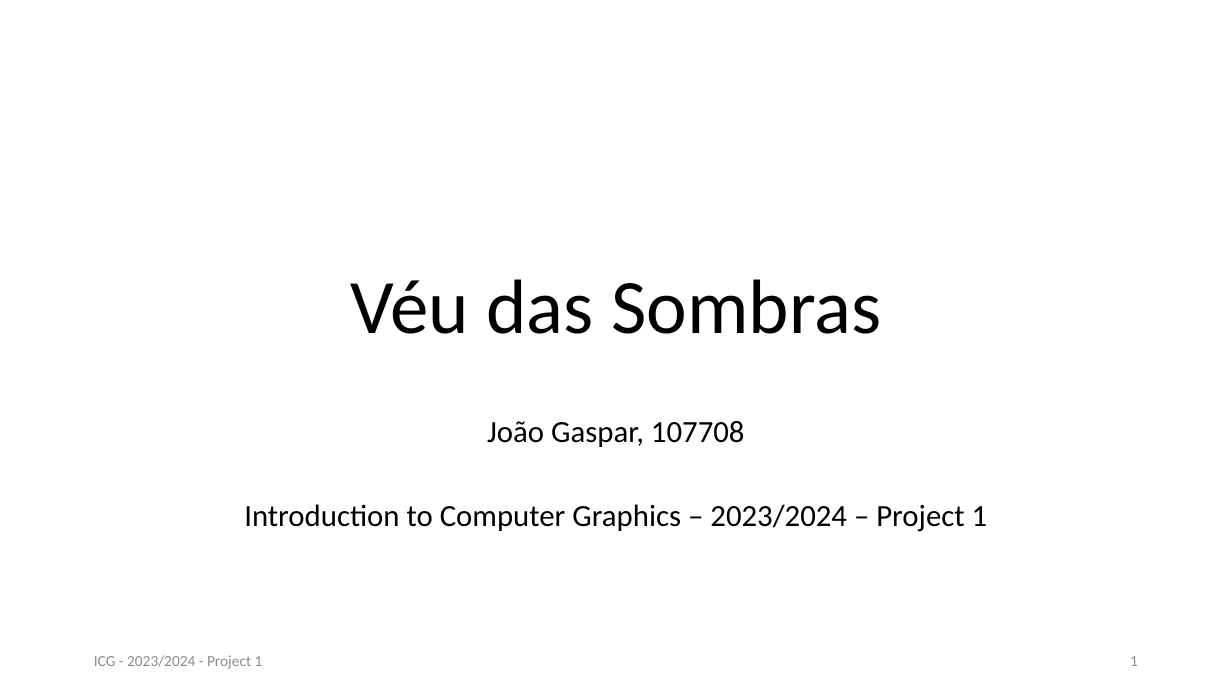
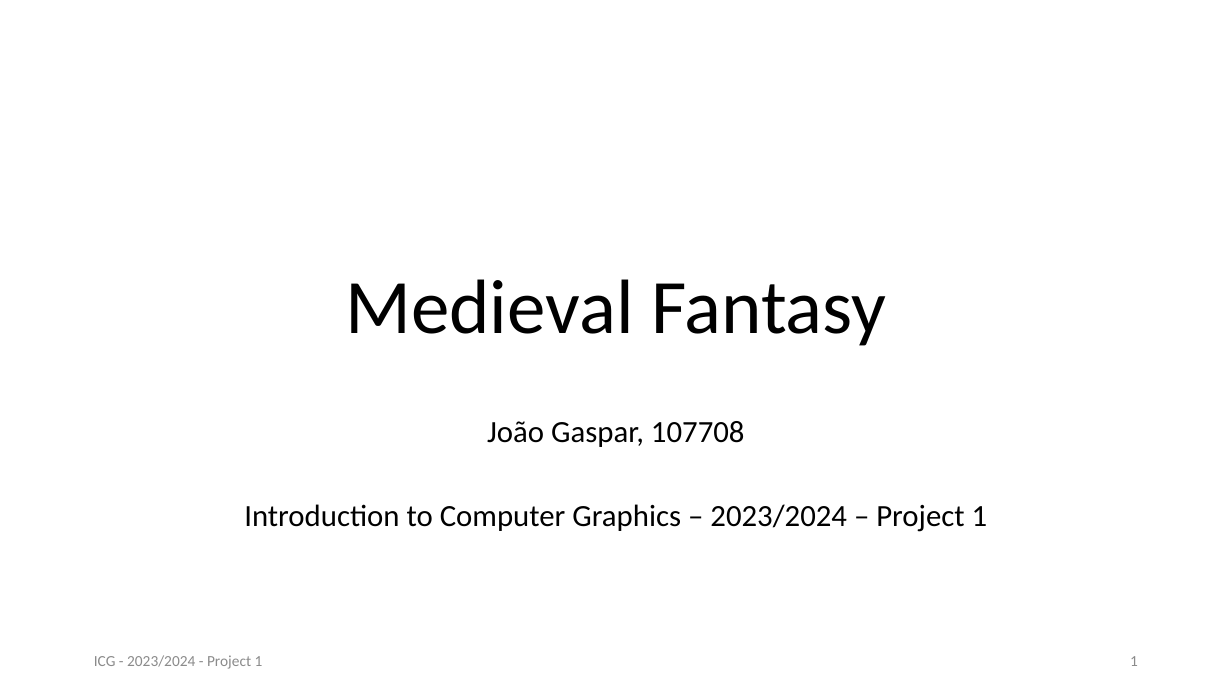
Before and after one commit to joaogasparp/leci_3ano, a slide deck: slide 1 of 2semestre/ICG/project/docs/Slides_Skeleton.pptx. Drawn at 1232x693 pixels with LibreOffice and Linux fonts; fonts in the diff are those of the drawing. Boxes give left, top, right and bottom in pixels: in the first picture for what was removed or moved away, otherwise in the second. Text is boxed around its words. In the diff, an @@ line names an element or a change of style, - is before the commit and + after.

```diff
--- a/2semestre/ICG/project/docs/Slides_Skeleton.pptx
+++ b/2semestre/ICG/project/docs/Slides_Skeleton.pptx
@@ title at [345,279,886,346]: text changed @@
-Véu das Sombras
+Medieval Fantasy
```
Also in this commit, not shown: 5 other slides changed, 1 other file.
